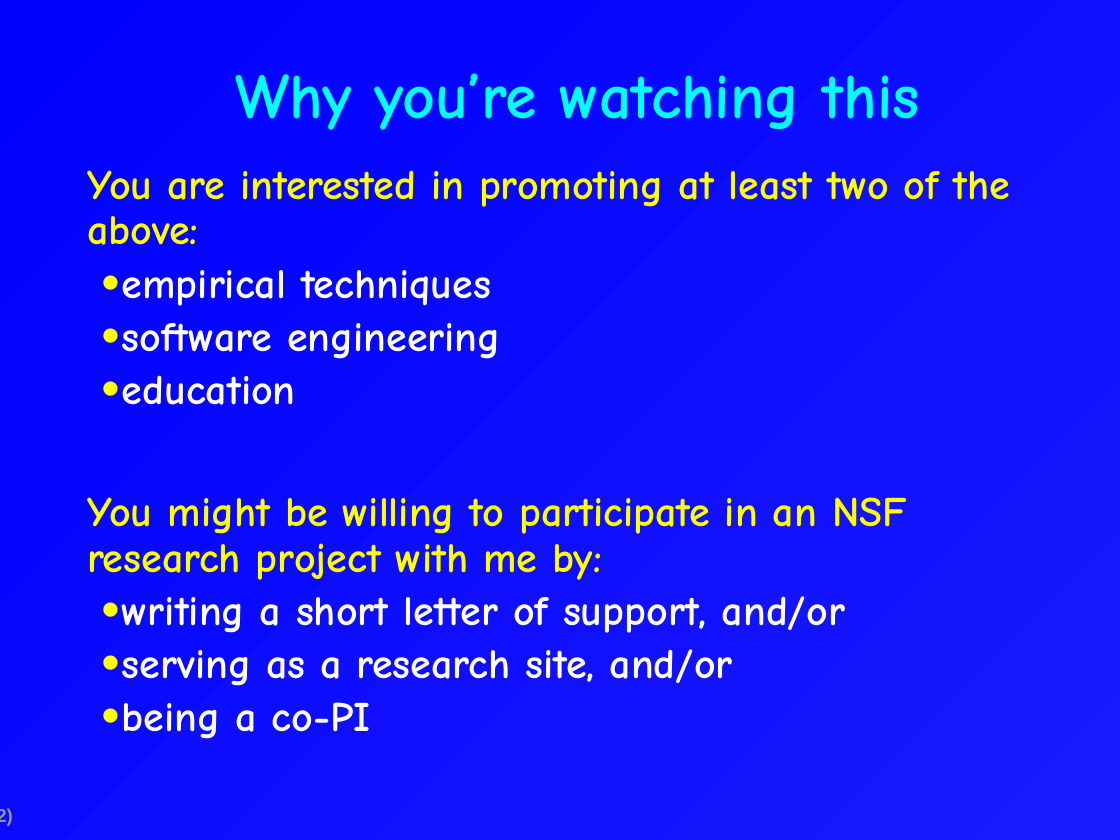
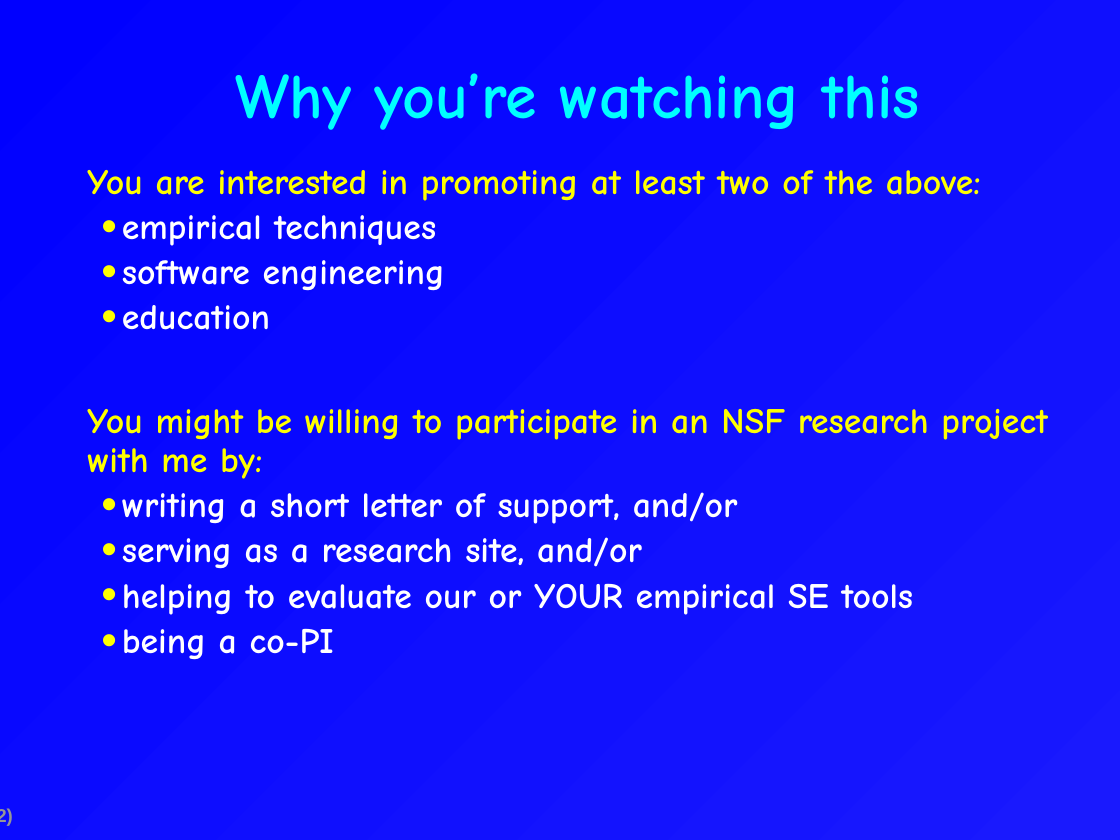
Before and after one commit to csdl/techreports, a slide deck: slide 2 of techreports/09-11/CPATH.Pitch.ppt. Drawn at 1120x840 pixels with LibreOffice and Linux fonts; fonts in the diff are those of the drawing. Boxes give left, top, right and bottom in pixels: in the first picture for what was removed or moved away, otherwise in the second. Text is boxed around its words. In the diff, an @@ line names an element or a change of style, - is before the commit and + after.

```diff
--- a/techreports/09-11/CPATH.Pitch.ppt
+++ b/techreports/09-11/CPATH.Pitch.ppt
@@ text at (x1=87, y1=170, x2=1048, y2=660): size 27 to 23 pt in "You are interested in promoting at least ...", "empirical techniques", "software engineering", "education" and 4 more places; less space between paragraphs @@
@@ text at (x1=122, y1=583, x2=914, y2=615): paragraph added @@
+  • helping to evaluate our or YOUR empirical SE tools
```
Also in this commit, not shown: 1 other slide changed, 14 slides added, 1 slide removed, 1 other file.
